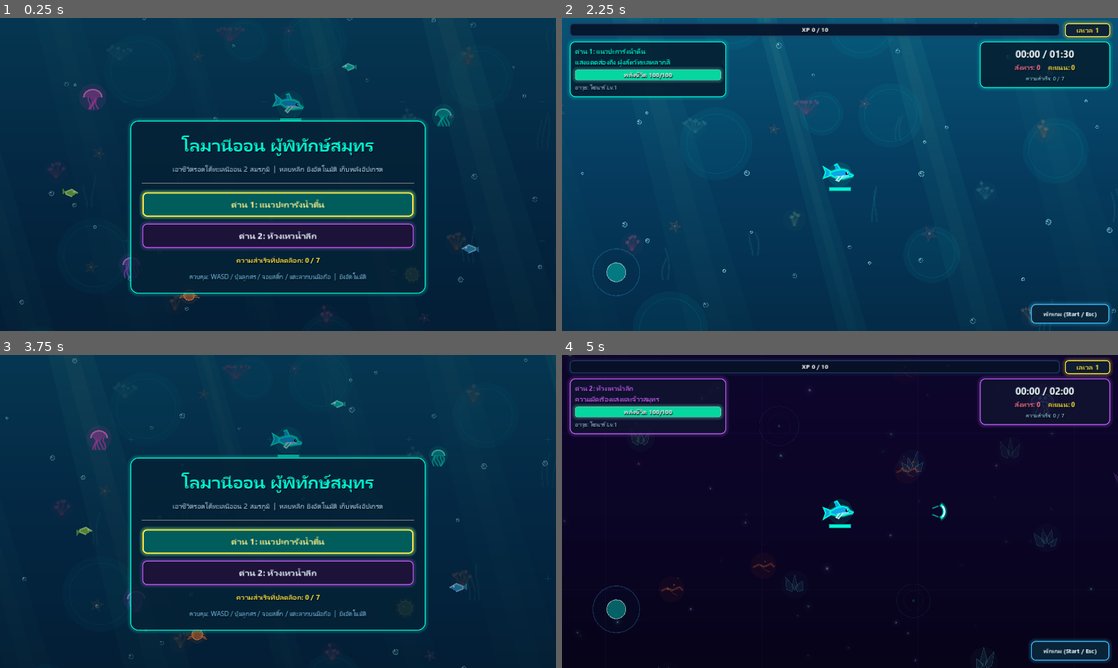
Above: before the commit, frames 1-4 (two rows, left to right).
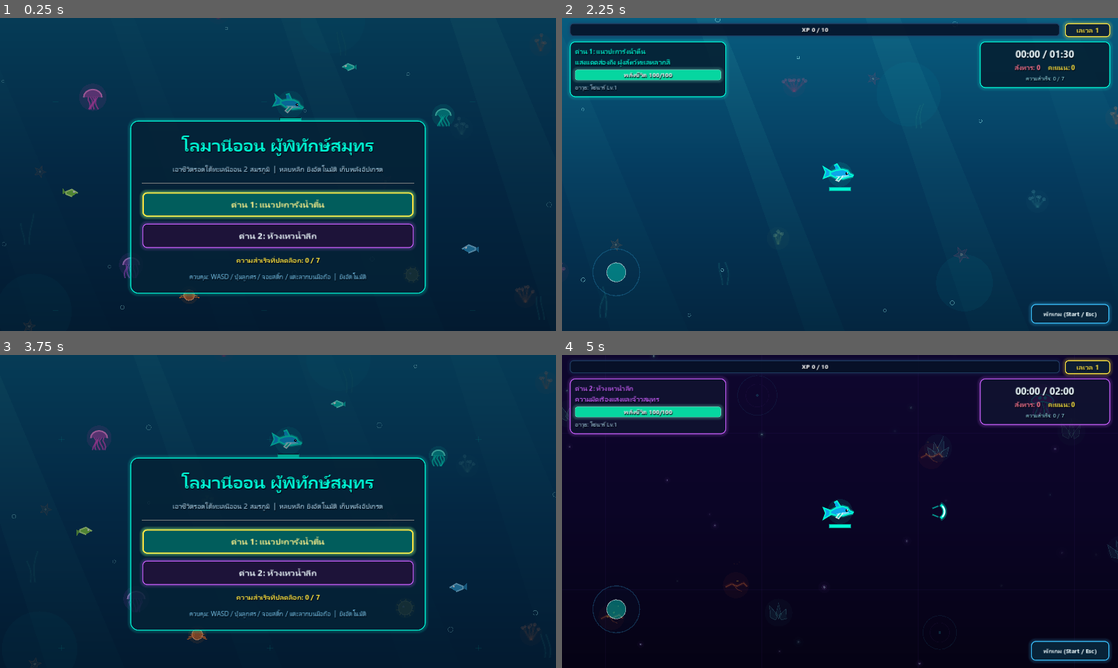
Above: after the commit, the same moments.

Repository: kornthitapanno-web/dolphin-survivor
Game: Godot game, scene res://scenes/main.tscn
Same seed, same stepped clock (60 frames per second), same inputs: the game is played once before the commit and once after it.
Inputs:
- Up to frame 1 (0.25 s): no input
- Up to frame 2 (2.25 s): click "ด่าน 1: แนวปะการังน้ำตื้น" at 0.5 s; click "พักเกม (Start / Esc)" at 1.25 s; click "เริ่มด่านนี้ใหม่" at 2 s
- Up to frame 3 (3.75 s): click "พักเกม (Start / Esc)" at 2.75 s; click "กลับหน้าหลัก" at 3.5 s
- Up to frame 4 (5 s): click "ด่าน 2: ห้วงเหวน้ำลึก" at 4.25 s

The runs differ from the first frame. In frame 1, 0.5% of the frame differs, in the area x 0-100%, y 0-100%; in frame 2, 1.0%; in frame 3, 0.5%; in frame 4, 0.7%.

Commit message:
Optimize web FPS: throttle background redraw & pre-bake WAV SFX

Diff:
--- a/scripts/autoload/sound_manager.gd
+++ b/scripts/autoload/sound_manager.gd
@@ -1,69 +1,138 @@
 extends Node
 
-const MIX_RATE: float = 22050.0
-const BUFFER_LENGTH: float = 0.15
-const MAX_VOICES: int = 12
+## Procedural SFX manager using pre-baked AudioStreamWAV buffers for zero-overhead playback
+## across Desktop and Web (HTML5/WASM) with safe headless mode skip.
 
-var _player: AudioStreamPlayer = null
-var _playback: AudioStreamGeneratorPlayback = null
-var _voices: Array[Dictionary] = []
+const MIX_RATE: int = 22050
+const POOL_SIZE: int = 8
+
+var _players: Array[AudioStreamPlayer] = []
+var _pool_idx: int = 0
+var _streams: Dictionary = {}
 var _is_headless: bool = false
-var _shutting_down: bool = false
 var _last_play_ms: Dictionary = {}
 
 
 func _ready() -> void:
 	process_mode = Node.PROCESS_MODE_ALWAYS
-	tree_exiting.connect(_cleanup_audio)
 	if DisplayServer.get_name() == "headless":
 		_is_headless = true
 		return
-	var gen := AudioStreamGenerator.new()
-	gen.mix_rate = MIX_RATE
-	gen.buffer_length = BUFFER_LENGTH
 
-	_player = AudioStreamPlayer.new()
-	_player.name = "ProceduralSFXPlayer"
-	_player.stream = gen
-	_player.volume_db = -6.0
-	_player.process_mode = Node.PROCESS_MODE_ALWAYS
-	add_child(_player)
-	_player.play()
-	_playback = _player.get_stream_playback() as AudioStreamGeneratorPlayback
+	for i in range(POOL_SIZE):
+		var p := AudioStreamPlayer.new()
+		p.name = "SFXPlayer_%d" % i
+		p.volume_db = -6.0
+		p.process_mode = Node.PROCESS_MODE_ALWAYS
+		add_child(p)
+		_players.append(p)
+
+	_bake_all_sfx()
 
 
-func _cleanup_audio() -> void:
-	if _shutting_down:
-		return
-	_shutting_down = true
-	_voices.clear()
-	_playback = null
-	if is_instance_valid(_player):
-		_player.stop()
-		_player.stream = null
-		if _player.get_parent() == self:
-			remove_child(_player)
-		_player.free()
-		_player = null
-		if not _is_headless:
-			OS.delay_msec(30)
+func _bake_all_sfx() -> void:
+	_streams["shoot"] = _bake_voices([
+		{"wf": "triangle", "f0": 860.0, "f1": 390.0, "dur": 0.08, "vol": 0.22, "delay": 0.0},
+		{"wf": "sine", "f0": 1180.0, "f1": 540.0, "dur": 0.06, "vol": 0.14, "delay": 0.0},
+	])
+	_streams["hit"] = _bake_voices([
+		{"wf": "square", "f0": 240.0, "f1": 88.0, "dur": 0.07, "vol": 0.18, "delay": 0.0},
+		{"wf": "noise", "f0": 100.0, "f1": 100.0, "dur": 0.04, "vol": 0.12, "delay": 0.0},
+	])
+	_streams["xp"] = _bake_voices([
+		{"wf": "sine", "f0": 920.0, "f1": 1420.0, "dur": 0.08, "vol": 0.20, "delay": 0.0},
+	])
+	_streams["hurt"] = _bake_voices([
+		{"wf": "square", "f0": 210.0, "f1": 72.0, "dur": 0.15, "vol": 0.28, "delay": 0.0},
+		{"wf": "noise", "f0": 80.0, "f1": 60.0, "dur": 0.11, "vol": 0.16, "delay": 0.0},
+	])
+	_streams["button"] = _bake_voices([
+		{"wf": "sine", "f0": 680.0, "f1": 980.0, "dur": 0.05, "vol": 0.22, "delay": 0.0},
+	])
+
+	var lvl_voices: Array[Dictionary] = []
+	var lvl_notes := [523.25, 659.25, 783.99, 1046.5]
+	for i in range(lvl_notes.size()):
+		var f: float = float(lvl_notes[i])
+		lvl_voices.append({"wf": "triangle", "f0": f, "f1": f * 1.02, "dur": 0.13, "vol": 0.24, "delay": float(i) * 0.07})
+		lvl_voices.append({"wf": "sine", "f0": f * 2.0, "f1": f * 2.0, "dur": 0.10, "vol": 0.11, "delay": float(i) * 0.07})
+	_streams["level_up"] = _bake_voices(lvl_voices)
+
+	var go_voices: Array[Dictionary] = []
+	var go_notes := [392.0, 349.23, 293.66, 196.0]
+	for i in range(go_notes.size()):
+		var f: float = float(go_notes[i])
+		go_voices.append({"wf": "triangle", "f0": f, "f1": f * 0.96, "dur": 0.18, "vol": 0.25, "delay": float(i) * 0.10})
+	_streams["game_over"] = _bake_voices(go_voices)
+
+	var clr_voices: Array[Dictionary] = []
+	var clr_notes := [523.25, 659.25, 783.99, 1046.5, 1318.51]
+	for i in range(clr_notes.size()):
+		var f: float = float(clr_notes[i])
+		clr_voices.append({"wf": "triangle", "f0": f, "f1": f * 1.01, "dur": 0.16, "vol": 0.24, "delay": float(i) * 0.075})
+		clr_voices.append({"wf": "sine", "f0": f * 1.5, "f1": f * 1.5, "dur": 0.12, "vol": 0.11, "delay": float(i) * 0.075})
+	_streams["stage_clear"] = _bake_voices(clr_voices)
+
+	var ach_voices: Array[Dictionary] = []
+	var ach_notes := [659.25, 987.77, 1318.51]
+	for i in range(ach_notes.size()):
+		var f: float = float(ach_notes[i])
+		ach_voices.append({"wf": "sine", "f0": f, "f1": f * 1.01, "dur": 0.14, "vol": 0.24, "delay": float(i) * 0.06})
+	_streams["achievement"] = _bake_voices(ach_voices)
 
 
-func _exit_tree() -> void:
-	_cleanup_audio()
+func _bake_voices(voices: Array[Dictionary]) -> AudioStreamWAV:
+	var total_sec: float = 0.05
+	for v in voices:
+		total_sec = maxf(total_sec, float(v["delay"]) + float(v["dur"]))
+	var total_samples: int = int(ceil(total_sec * float(MIX_RATE)))
+	var dt: float = 1.0 / float(MIX_RATE)
+	var data := PackedByteArray()
+	data.resize(total_samples * 2)
 
+	var phases: PackedFloat32Array = PackedFloat32Array()
+	phases.resize(voices.size())
 
-func _process(_delta: float) -> void:
-	if _shutting_down or _is_headless or _playback == null:
-		return
-	if _voices.is_empty():
-		return
-	if _player != null and not _player.playing:
-		_player.play()
-		_playback = _player.get_stream_playback() as AudioStreamGeneratorPlayback
-		if _playback == null:
-			return
-	_pump_audio(0.05)
+	for i in range(total_samples):
+		var t_sec: float = float(i) * dt
+		var mix: float = 0.0
+		for vi in range(voices.size()):
+			var v: Dictionary = voices[vi]
+			var delay: float = float(v["delay"])
+			var dur: float = float(v["dur"])
+			var elapsed: float = t_sec - delay
+			if elapsed < 0.0 or elapsed >= dur:
+				continue
+			var norm_t: float = elapsed / dur
+			var freq: float = lerpf(float(v["f0"]), float(v["f1"]), norm_t)
+			var ph: float = fmod(phases[vi] + freq * dt, 1.0)
+			phases[vi] = ph
+
+			var raw: float = 0.0
+			var wf: String = str(v["wf"])
+			if wf == "sine":
+				raw = sin(ph * TAU)
+			elif wf == "square":
+				raw = 1.0 if ph < 0.5 else -1.0
+			elif wf == "triangle":
+				raw = 1.0 - 4.0 * absf(ph - 0.5)
+			elif wf == "noise":
+				raw = randf_range(-1.0, 1.0)
+
+			var attack: float = minf(1.0, elapsed / 0.006)
+			var decay: float = pow(1.0 - norm_t, 1.35)
+			mix += raw * float(v["vol"]) * attack * decay
+
+		var sample_i: int = int(clampf(mix, -0.9, 0.9) * 32767.0)
+		data[i * 2] = sample_i & 0xFF
+		data[i * 2 + 1] = (sample_i >> 8) & 0xFF
+
+	var wav := AudioStreamWAV.new()
+	wav.format = AudioStreamWAV.FORMAT_16_BITS
+	wav.mix_rate = MIX_RATE
+	wav.stereo = false
+	wav.data = data
+	return wav
 
 
 func _can_trigger(tag: String, cooldown_ms: int) -> bool:
@@ -75,154 +144,51 @@
 	return true
 
 
-func _add_voice(
-	waveform: String,
-	freq_start: float,
-	freq_end: float,
-	duration: float,
-	volume: float = 0.28,
-	delay: float = 0.0
-) -> void:
-	if _shutting_down or _is_headless or _playback == null:
+func _play_tag(tag: String, cooldown_ms: int = 0) -> void:
+	if _is_headless or _players.is_empty():
 		return
-	if _voices.size() >= MAX_VOICES:
-		_voices.pop_front()
-	_voices.append({
-		"waveform": waveform,
-		"freq_start": freq_start,
-		"freq_end": freq_end,
-		"duration": maxf(0.01, duration),
-		"elapsed": 0.0,
-		"delay": maxf(0.0, delay),
-		"volume": clampf(volume, 0.0, 0.8),
-		"phase": 0.0
-	})
-
-
-func _pump_audio(max_chunk_sec: float) -> void:
-	if _shutting_down or _is_headless or _playback == null or _voices.is_empty():
+	if cooldown_ms > 0 and not _can_trigger(tag, cooldown_ms):
 		return
-	var avail: int = _playback.get_frames_available()
-	if avail <= 0:
+	var stream: AudioStreamWAV = _streams.get(tag, null)
+	if stream == null:
 		return
-	var target_frames: int = mini(avail, int(MIX_RATE * max_chunk_sec))
-	if target_frames <= 0:
-		return
-
-	var dt: float = 1.0 / MIX_RATE
-	var frames := PackedVector2Array()
-	frames.resize(target_frames)
-
-	for i in range(target_frames):
-		var mix: float = 0.0
-		var v_idx: int = _voices.size() - 1
-		while v_idx >= 0:
-			var v: Dictionary = _voices[v_idx]
-			if float(v["delay"]) > 0.0:
-				v["delay"] = float(v["delay"]) - dt
-				v_idx -= 1
-				continue
-
-			var elapsed: float = float(v["elapsed"])
-			var duration: float = float(v["duration"])
-			if elapsed >= duration:
-				_voices.remove_at(v_idx)
-				v_idx -= 1
-				continue
-
-			var t: float = elapsed / duration
-			var freq: float = lerpf(float(v["freq_start"]), float(v["freq_end"]), t)
-			var phase: float = fmod(float(v["phase"]) + freq * dt, 1.0)
-			v["phase"] = phase
-
-			var raw: float = 0.0
-			var wf: String = str(v["waveform"])
-			if wf == "sine":
-				raw = sin(phase * TAU)
-			elif wf == "square":
-				raw = 1.0 if phase < 0.5 else -1.0
-			elif wf == "triangle":
-				raw = 1.0 - 4.0 * absf(phase - 0.5)
-			elif wf == "noise":
-				raw = randf_range(-1.0, 1.0)
-
-			var attack: float = minf(1.0, elapsed / 0.006)
-			var decay: float = pow(1.0 - t, 1.35)
-			mix += raw * float(v["volume"]) * attack * decay
-			v["elapsed"] = elapsed + dt
-			v_idx -= 1
-
-		var out: float = clampf(mix, -0.85, 0.85)
-		frames[i] = Vector2(out, out)
-
-	_playback.push_buffer(frames)
+	var p: AudioStreamPlayer = _players[_pool_idx]
+	_pool_idx = (_pool_idx + 1) % _players.size()
+	p.stream = stream
+	p.play()
 
 
 func play_shoot() -> void:
-	if not _can_trigger("shoot", 35):
-		return
-	_add_voice("triangle", 860.0, 390.0, 0.08, 0.20)
-	_add_voice("sine", 1180.0, 540.0, 0.06, 0.12)
-	_pump_audio(0.03)
+	_play_tag("shoot", 40)
 
 
 func play_hit() -> void:
-	if not _can_trigger("hit", 30):
-		return
-	_add_voice("square", 240.0, 88.0, 0.07, 0.16)
-	_add_voice("noise", 100.0, 100.0, 0.04, 0.10)
-	_pump_audio(0.03)
+	_play_tag("hit", 35)
 
 
 func play_xp() -> void:
-	if not _can_trigger("xp", 28):
-		return
-	_add_voice("sine", 920.0, 1420.0, 0.08, 0.18)
-	_pump_audio(0.03)
+	_play_tag("xp", 30)
 
 
 func play_level_up() -> void:
-	var notes := [523.25, 659.25, 783.99, 1046.5]
-	for i in range(notes.size()):
-		var f: float = float(notes[i])
-		_add_voice("triangle", f, f * 1.02, 0.13, 0.22, float(i) * 0.07)
-		_add_voice("sine", f * 2.0, f * 2.0, 0.10, 0.10, float(i) * 0.07)
-	_pump_audio(0.04)
+	_play_tag("level_up", 0)
 
 
 func play_hurt() -> void:
-	if not _can_trigger("hurt", 80):
-		return
-	_add_voice("square", 210.0, 72.0, 0.15, 0.26)
-	_add_voice("noise", 80.0, 60.0, 0.11, 0.16)
-	_pump_audio(0.04)
+	_play_tag("hurt", 85)
 
 
 func play_button() -> void:
-	_add_voice("sine", 680.0, 980.0, 0.05, 0.20)
-	_pump_audio(0.03)
+	_play_tag("button", 0)
 
 
 func play_game_over() -> void:
-	var notes := [392.0, 349.23, 293.66, 196.0]
-	for i in range(notes.size()):
-		var f: float = float(notes[i])
-		_add_voice("triangle", f, f * 0.96, 0.18, 0.24, float(i) * 0.10)
-	_pump_audio(0.04)
+	_play_tag("game_over", 0)
 
 
 func play_stage_clear() -> void:
-	var notes := [523.25, 659.25, 783.99, 1046.5, 1318.51]
-	for i in range(notes.size()):
-		var f: float = float(notes[i])
-		_add_voice("triangle", f, f * 1.01, 0.16, 0.23, float(i) * 0.075)
-		_add_voice("sine", f * 1.5, f * 1.5, 0.12, 0.10, float(i) * 0.075)
-	_pump_audio(0.04)
+	_play_tag("stage_clear", 0)
 
 
 func play_achievement() -> void:
-	var notes := [659.25, 987.77, 1318.51]
-	for i in range(notes.size()):
-		var f: float = float(notes[i])
-		_add_voice("sine", f, f * 1.01, 0.14, 0.22, float(i) * 0.06)
-	_pump_audio(0.04)
+	_play_tag("achievement", 0)
--- a/scripts/ocean_background.gd
+++ b/scripts/ocean_background.gd
@@ -6,8 +6,9 @@
 var _time: float = 0.0
 var _time_since_camera_set: float = 999.0
 
-const TILE_SIZE: float = 280.0
-const VIEW_HALF_EXTENT: Vector2 = Vector2(1160.0, 760.0)
+const TILE_SIZE: float = 380.0
+const VIEW_HALF_EXTENT: Vector2 = Vector2(780.0, 560.0)
+var _redraw_accum: float = 0.0
 
 
 func _ready() -> void:
@@ -33,7 +34,10 @@
 			var cam: Camera2D = vp.get_camera_2d()
 			if cam != null:
 				camera_pos = cam.get_screen_center_position()
-	queue_redraw()
+	_redraw_accum += delta
+	if _redraw_accum >= 0.033:
+		_redraw_accum = 0.0
+		queue_redraw()
 
 
 func _hash_int(x: int, y: int, salt: int = 0) -> int:
@@ -116,19 +120,19 @@
 
 	# Subtle neon sonar grid locked to world coordinates
 	_draw_sonar_grid(
-		left, right, top, bottom, 160.0,
-		Color(0.0, 0.96, 0.83, 0.075),
-		Color(0.0, 0.96, 0.83, 0.18)
+		left, right, top, bottom, 240.0,
+		Color(0.0, 0.96, 0.83, 0.065),
+		Color(0.0, 0.96, 0.83, 0.15)
 	)
 
 	# Diagonal golden-cyan sunlight caustic rays scrolling softly in world space
-	var ray_spacing: float = 280.0
+	var ray_spacing: float = 380.0
 	var ray_start: int = int(floor((left - 400.0) / ray_spacing))
 	var ray_end: int = int(ceil((right + 400.0) / ray_spacing))
 	for r_idx in range(ray_start, ray_end + 1):
 		var shimmer: float = 0.65 + 0.35 * sin(_time * 1.15 + float(r_idx) * 1.37)
 		var base_x: float = float(r_idx) * ray_spacing + sin(_time * 0.45 + float(r_idx)) * 28.0
-		var w_top: float = 55.0 + 25.0 * sin(float(r_idx) * 2.1)
+		var w_top: float = 64.0 + 24.0 * sin(float(r_idx) * 2.1)
 		var w_bot: float = w_top * 2.35
 		var skew: float = 420.0
 		var poly := PackedVector2Array([
@@ -137,20 +141,9 @@
 			Vector2(base_x + skew + w_bot * 0.5, bottom),
 			Vector2(base_x + skew - w_bot * 0.5, bottom),
 		])
-		var c_top := Color(0.55, 0.98, 0.88, 0.085 * shimmer)
-		var c_bot := Color(0.0, 0.96, 0.83, 0.012 * shimmer)
+		var c_top := Color(0.55, 0.98, 0.88, 0.08 * shimmer)
+		var c_bot := Color(0.0, 0.96, 0.83, 0.01 * shimmer)
 		draw_polygon(poly, PackedColorArray([c_top, c_top, c_bot, c_bot]))
-
-		# Warm golden caustic core shaft
-		var core := PackedVector2Array([
-			Vector2(base_x - w_top * 0.18, top),
-			Vector2(base_x + w_top * 0.18, top),
-			Vector2(base_x + skew + w_bot * 0.16, bottom),
-			Vector2(base_x + skew - w_bot * 0.16, bottom),
-		])
-		var g_top := Color(1.0, 0.92, 0.52, 0.070 * shimmer)
-		var g_bot := Color(0.2, 0.95, 0.85, 0.005 * shimmer)
-		draw_polygon(core, PackedColorArray([g_top, g_top, g_bot, g_bot]))
 
 	# Tiled world-hashed reef decorations
 	var min_gx: int = int(floor(left / TILE_SIZE)) - 1
@@ -174,21 +167,20 @@
 			var r3: float = _hash_float(gx, gy, 4)
 
 			# Soft seabed reef patch
-			if r0 < 0.55:
+			if r0 < 0.42:
 				var patch_pos := origin + Vector2(r1 * TILE_SIZE, r2 * TILE_SIZE)
 				var patch_r: float = 42.0 + r3 * 46.0
-				draw_circle(patch_pos, patch_r, Color(0.0, 0.65, 0.72, 0.075))
-				draw_arc(patch_pos, patch_r * 0.82, 0.0, TAU, 24, Color(0.0, 0.95, 0.85, 0.09), 1.5)
+				draw_circle(patch_pos, patch_r, Color(0.0, 0.65, 0.72, 0.065))
 
 			# Glowing neon coral clusters
-			if r0 > 0.38:
+			if r0 > 0.45:
 				var coral_pos := origin + Vector2((0.18 + r1 * 0.64) * TILE_SIZE, (0.18 + r2 * 0.64) * TILE_SIZE)
 				var col_idx: int = _hash_int(gx, gy, 5) % coral_palette.size()
 				var coral_col: Color = coral_palette[col_idx]
 				_draw_coral_cluster(coral_pos, coral_col, gx, gy)
 
 			# Starfish
-			if _hash_float(gx, gy, 6) < 0.34:
+			if _hash_float(gx, gy, 6) < 0.28:
 				var star_pos := origin + Vector2((0.2 + _hash_float(gx, gy, 7) * 0.6) * TILE_SIZE, (0.2 + _hash_float(gx, gy, 8) * 0.6) * TILE_SIZE)
 				var star_col: Color = Color("#8c5c45") if (_hash_int(gx, gy, 9) % 2 == 0) else Color("#8a466b")
 				var star_rot: float = _hash_float(gx, gy, 10) * TAU
@@ -196,17 +188,17 @@
 				_draw_starfish(star_pos, star_rad, star_rot, star_col)
 
 			# Swaying kelp / seaweed
-			if _hash_float(gx, gy, 12) < 0.58:
+			if _hash_float(gx, gy, 12) < 0.48:
 				var kelp_base := origin + Vector2((0.15 + _hash_float(gx, gy, 13) * 0.7) * TILE_SIZE, (0.25 + _hash_float(gx, gy, 14) * 0.65) * TILE_SIZE)
-				var stalk_count: int = 2 + (_hash_int(gx, gy, 15) % 2)
+				var stalk_count: int = 2
 				for s in range(stalk_count):
-					var offset_x: float = (float(s) - float(stalk_count - 1) * 0.5) * 11.0
-					var height: float = 48.0 + _hash_float(gx, gy, 16 + s) * 38.0
+					var offset_x: float = (float(s) - 0.5) * 11.0
+					var height: float = 48.0 + _hash_float(gx, gy, 16 + s) * 34.0
 					var phase: float = _hash_float(gx, gy, 20 + s) * TAU
 					_draw_kelp_stalk(kelp_base + Vector2(offset_x, 0.0), height, phase)
 
 			# Rising shimmering bubbles
-			var bubble_count: int = 2 + (_hash_int(gx, gy, 30) % 2)
+			var bubble_count: int = 1 + (_hash_int(gx, gy, 30) % 2)
 			for b in range(bubble_count):
 				var bx: float = origin.x + _hash_float(gx, gy, 31 + b * 3) * TILE_SIZE
 				var speed: float = 28.0 + _hash_float(gx, gy, 32 + b * 3) * 26.0
@@ -215,11 +207,9 @@
 				var wobble: float = sin(_time * 2.4 + phase_y + float(b)) * 7.0
 				var b_pos := Vector2(bx + wobble, origin.y + by_local)
 				if b_pos.x >= left - 20.0 and b_pos.x <= right + 20.0 and b_pos.y >= top - 20.0 and b_pos.y <= bottom + 20.0:
-					var br: float = 2.6 + _hash_float(gx, gy, 40 + b) * 3.8
-					var shimmer_a: float = 0.25 + 0.15 * sin(_time * 4.0 + phase_y)
-					draw_circle(b_pos, br, Color(0.55, 0.98, 1.0, shimmer_a * 0.4))
-					draw_arc(b_pos, br, 0.0, TAU, 14, Color(0.65, 1.0, 1.0, shimmer_a + 0.2), 1.2)
-					draw_circle(b_pos + Vector2(-br * 0.35, -br * 0.35), maxf(1.0, br * 0.28), Color(1.0, 1.0, 1.0, 0.55))
+					var br: float = 2.8 + _hash_float(gx, gy, 40 + b) * 3.4
+					var shimmer_a: float = 0.25 + 0.12 * sin(_time * 4.0 + phase_y)
+					draw_arc(b_pos, br, 0.0, TAU, 10, Color(0.65, 1.0, 1.0, shimmer_a + 0.18), 1.2)
 
 
 func _draw_coral_cluster(pos: Vector2, col: Color, gx: int, gy: int) -> void:
Not shown, added: docs/index.apple-touch-icon.png.import
Not shown, added: docs/index.icon.png.import
Not shown, added: docs/index.png.import
Not shown, changed: docs/index.pck
